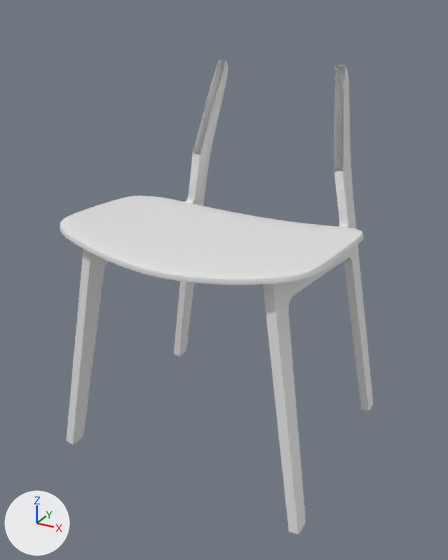
The Blender file chair-tutorial.blend as it was, and as the next commit left it.
Before and after are seen from a camera (50 mm lens) standing at (2.73, -5.06, 4.73) and looking at (0.01, -0.11, 2.25). The lights are fixed; the arrows at lower left show +X, +Y and +Z.

Names of what the first picture shows: 'Plane', 'leg'.
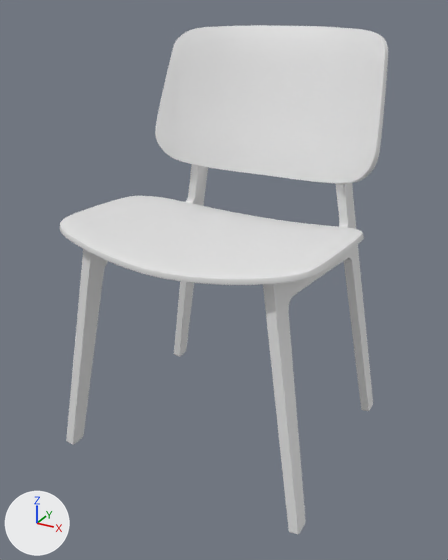
Pixel boxes (x1, y1, x2, y2) of what changed, in the pictures (448 x 560 px):
'back', added: after (155, 25, 388, 184)

What changed in the scene script:
```text
Add me_plane_001:
    me_plane_001.from_pydata(...)  # 22 vertices, 10 faces; spans x 0.0..1.22, y -0.757..0.705, z -0.354..0.356
    me_plane_001.polygons.foreach_set('use_smooth', [True] * 10)
Add ob_back:
    ob_back = bpy.data.objects.new('back', me_plane_001)
    ob_back.location = (0.0, 0.91, 3.85)
    ob_back.rotation_euler = (1.571, 0.0, 0.0)  # degrees (90, 0, 0)
    _m = ob_back.modifiers.new('Mirror', 'MIRROR')
    _m.use_clip = True
    _m = ob_back.modifiers.new('Subdivision', 'SUBSURF')
    _m.levels = 3
    _m.render_levels = 3
    _m = ob_back.modifiers.new('Solidify', 'SOLIDIFY')
    _m.thickness = 0.05
    _m = ob_back.modifiers.new('Bevel', 'BEVEL')
    _m.width = 0.002
    _m.width_pct = 0.002
    _m.segments = 2
    _m.angle_limit = 1.047
```
